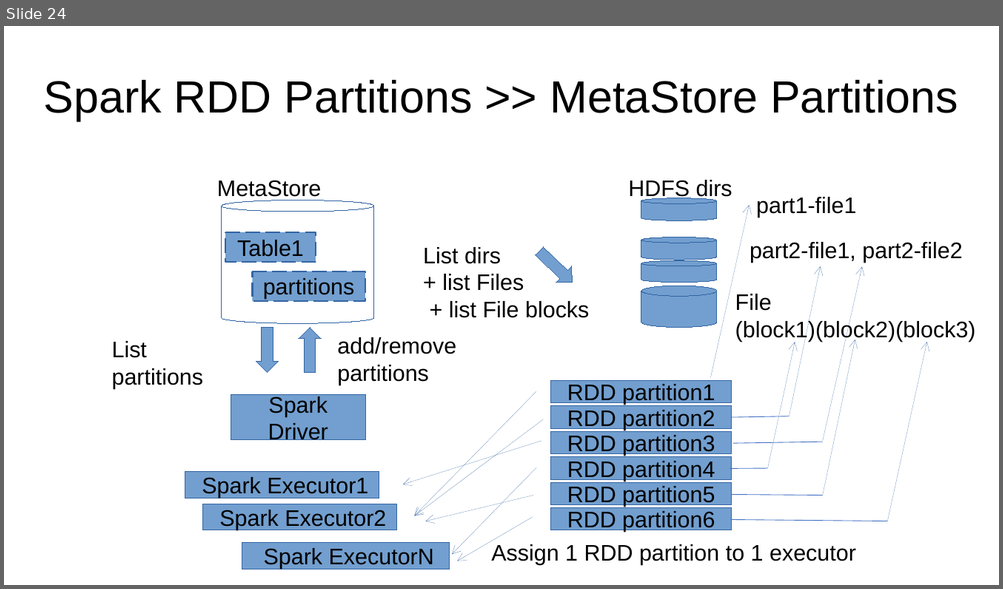
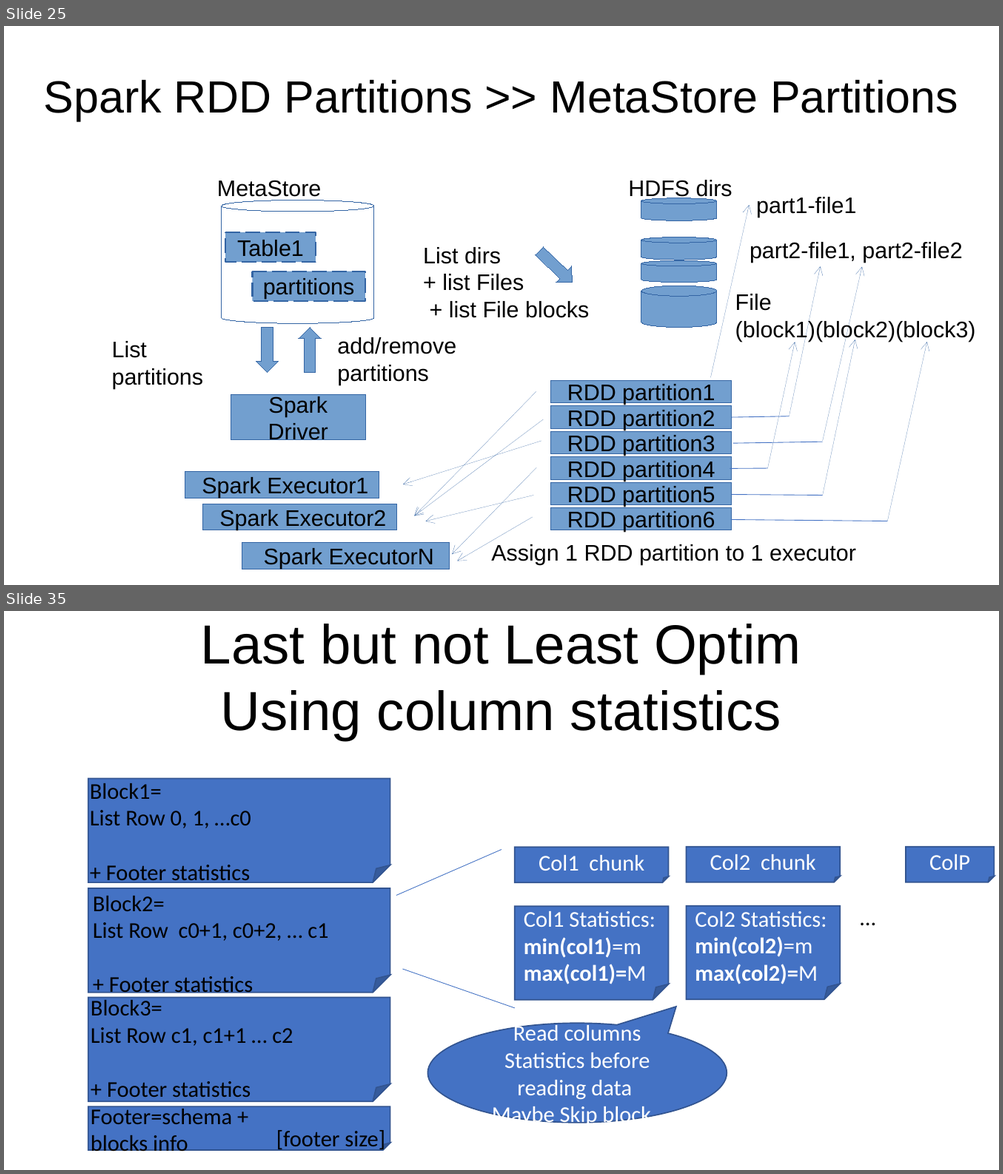
Before and after one commit to Arnaud-Nauwynck/presentations, a slide deck: pres-bigdata/BigData-4-hadoop-parquet-spark.pptx. Shown one above the other, each under a label of ours: slide 24 before the commit, slides 25 and 35 after it; the slides between them are not shown. The pictures are 1003x589 and 1003x1174 pixels, drawn with LibreOffice and Linux fonts; fonts in the diff are those of the drawing. Boxes give left, top, right and bottom in pixels: in the first picture for what was removed or moved away, otherwise in the second. Text is boxed around its words. In the diff, an @@ line names an element or a change of style, - is before the commit and + after.

```diff
--- a/pres-bigdata/BigData-4-hadoop-parquet-spark.pptx
+++ b/pres-bigdata/BigData-4-hadoop-parquet-spark.pptx
@@ slide 35 added at <box>4,611,999,1170</box>, background #FFFFFF @@
@@ text added at <box>201,624,801,741</box>, 44 pt, text #000000 @@
+Last but not Least Optim
+Using column statistics
@@ folded corner added at <box>88,779,390,883</box>, fill #4472C4, outline #325491 1 pt @@
@@ text added at <box>90,783,250,886</box>, 18 pt, text #000000 @@
+Block1=
+List Row 0, 1, …c0
++ Footer statistics
@@ line added from (397, 895) to (501, 850), #4472C4 0.5 pt @@
@@ folded corner added at <box>515,848,669,883</box>, fill #4472C4, outline #325491 1 pt, 18 pt, text #FFFFFF @@
+Col1 chunk
@@ folded corner added at <box>686,846,839,882</box>, fill #4472C4, outline #325491 1 pt, 18 pt, text #FFFFFF @@
+Col2 chunk
@@ folded corner added at <box>905,846,994,882</box>, fill #4472C4, outline #325491 1 pt, 18 pt, text #FFFFFF @@
+ColP
@@ folded corner added at <box>88,889,390,993</box>, fill #4472C4, outline #325491 1 pt @@
@@ text added at <box>93,896,328,998</box>, 18 pt, text #000000 @@
+Block2=
+List Row c0+1, c0+2, … c1
++ Footer statistics
@@ folded corner added at <box>515,907,669,1001</box>, fill #4472C4, outline #325491 1 pt, 18 pt, text #FFFFFF, bold @@
+Col1 Statistics:
+min(col1)=m
+max(col1)=M
@@ folded corner added at <box>686,906,839,1000</box>, fill #4472C4, outline #325491 1 pt, 18 pt, text #FFFFFF, bold @@
+Col2 Statistics:
+min(col2)=m
+max(col2)=M
@@ text added at <box>851,900,886,936</box>, 18 pt, text #000000 @@
+…
@@ line added from (403, 969) to (515, 1008), #4472C4 0.5 pt @@
@@ folded corner added at <box>88,998,390,1102</box>, fill #4472C4, outline #325491 1 pt @@
@@ text added at <box>91,997,293,1102</box>, 18 pt, text #000000 @@
+Block3=
+List Row c1, c1+1 … c2
++ Footer statistics
@@ speech bubble added at <box>428,1023,727,1123</box>, fill #4472C4, outline #325491 1 pt, 18 pt, text #FFFFFF @@
+Read columns Statistics before reading data
+Maybe Skip block..
@@ folded corner added at <box>88,1108,390,1150</box>, fill #4472C4, outline #325491 1 pt @@
@@ text added at <box>91,1105,232,1157</box>, 18 pt, text #000000 @@
+Footer=schema + blocks info
@@ text added at <box>276,1130,385,1152</box>, 18 pt, text #000000 @@
+[footer size]
@@ what was slide 24 is now slide 25 @@
```
Also in this commit, not shown: 8 slides changed, 16 other slides added, 1 other file.
